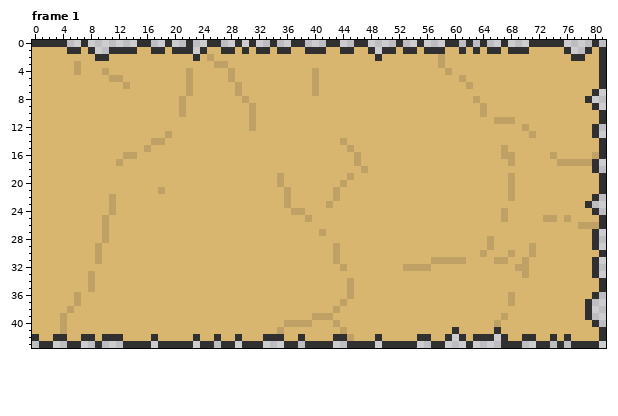
Pixel-art file: Assets/Sprites/UI/Builder/Inventory/Background.aseprite. This is how it looked before the edit.
82x44 pixels, 1 frame. Shown: frame 1. The commit also changed other frames, which this record leaves out.
New version:
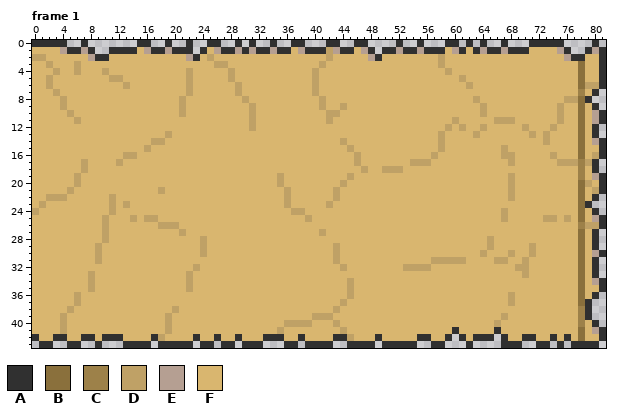
Palette (. is transparent): A #303030  B #8a703c  C #9d8149  D #bfa166  E #b59f92  F #d9b66f
Change:
Frame 1:
y 1: x 4 F -> E; x 7 F -> E; x 16 F -> E; x 19 F -> E; x 26 F -> E; x 29 F -> E; x 31 F -> E; x 34 F -> E; x 38 F -> E; x 42..43 FF -> DE; x 47 F -> E; x 52 F -> E; x 55 F -> E; x 60 F -> E; x 64 F -> E; x 67 F -> E; x 75 F -> E; x 80 F -> E
y 2: x 0..1 FF -> DD; x 8 F -> E; x 22 F -> E; x 42 F -> D; x 48 F -> E; x 76 F -> E
y 3: x 2 F -> D; x 41 F -> D; x 78 F -> B
y 4: x 3 F -> D; x 78 F -> B
y 5: x 2 F -> D; x 78 F -> B
y 6: x 2 F -> D; x 78..80 FFF -> BDD
y 7: x 3 F -> D; x 78 F -> C
y 8: x 4 F -> D; x 41 F -> D; x 76..78 FFF -> DDB
y 9: x 4 F -> D; x 41 F -> D; x 44 F -> D; x 75 F -> D; x 78 F -> B
y 10: x 5 F -> D; x 42..43 FF -> DD; x 75 F -> D; x 78 F -> B; x 80 F -> E
y 11: x 6 F -> D; x 42 F -> D; x 60 F -> D; x 75 F -> D; x 78 F -> B; x 80 F -> E
y 12: x 59 F -> D; x 61 F -> D; x 64 F -> D; x 74 F -> D; x 78 F -> B
y 13: x 58 F -> D; x 63 F -> D; x 73 F -> D; x 78 F -> B
y 14: x 58 F -> D; x 73 F -> D; x 78 F -> B; x 80 F -> E
y 15: x 58 F -> D; x 78 F -> B
y 16: x 57 F -> D; x 78 F -> B
y 17: x 7 F -> D; x 54..56 FFF -> DDD; x 78 D -> C
y 18: x 7 F -> D; x 50..52 FFF -> DDD; x 78 F -> C
y 19: x 6 F -> D; x 78 F -> C; x 80 F -> E
y 20: x 6 F -> D; x 78..79 FF -> BD
y 21: x 5 F -> D; x 78 F -> B; x 80 F -> D
y 22: x 2..4 FFF -> DDD; x 78 F -> B
y 23: x 1 F -> D; x 13 F -> D; x 78 F -> B
y 24: x 0 F -> D; x 78 F -> B
y 25: x 14 F -> D; x 16..17 FF -> DD; x 78 F -> B; x 80 F -> E
y 26: x 18..20 FFF -> DDD; x 78 D -> C
y 27: x 21 F -> D; x 78 F -> B
y 28..29: x 24 F -> D; x 78 F -> B
y 30: x 24 F -> D; x 78 F -> B; x 80 F -> E
y 31: x 78 F -> B
y 32: x 23 F -> D; x 78 F -> B
y 33: x 22 F -> D; x 78 F -> B
y 34: x 22 F -> D; x 78 F -> B; x 80 F -> E
y 35: x 22 F -> D; x 78 F -> B
y 36..37: x 78 F -> B
y 38: x 20 F -> D; x 78 F -> C
y 39..40: x 19 F -> D; x 78 F -> C
y 41: x 19 F -> D; x 78 F -> B; x 80 F -> E
y 42: x 18 F -> D; x 78 F -> B
